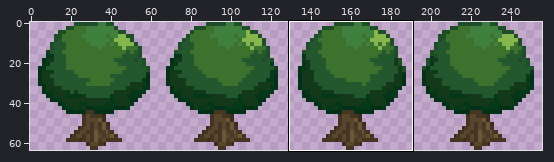
Sprite sheet: res/images/world/decor/trees/tree01.png. The picture above shows the old version from afar; the outline marks the close-up.
Close-up. Before:
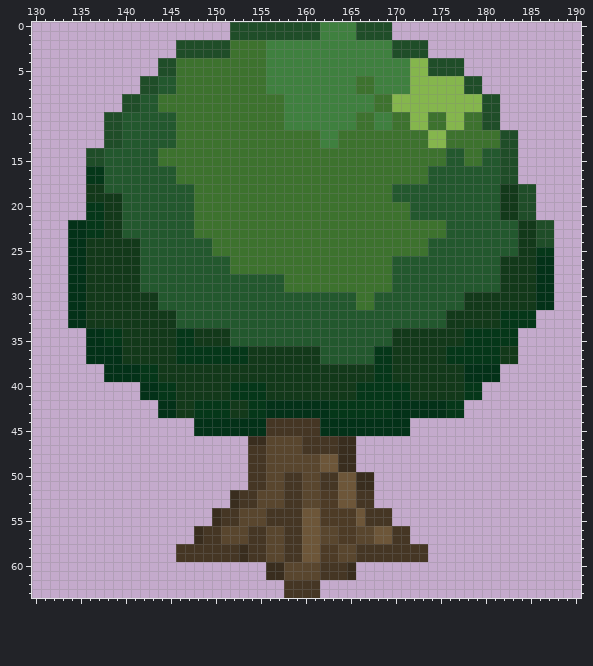
The file is 256x64 pixels. Colours within 5 levels of each other are drawn and written as one. Shown: x 130..190, y 0..63. The commit also changed other parts of the picture, which this record leaves out.
The same view after the edit:
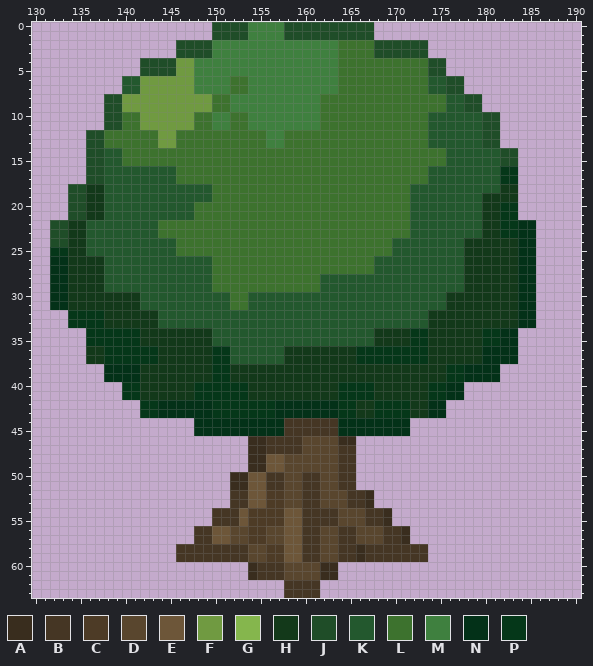
Palette (. is transparent): A #392d1e  B #453624  C #4d3b26  D #59462e  E #6d5639  F #709a41  G #85b64d  H #13391a  J #1f4d28  K #23582e  L #3d722e  M #3f803f  N #033118  P #053719
Edits made:
Changed rows in their new state; - is an unchanged pixel.
first column x 132:
 0 ------------------JJ--MMMM----JJJJ--..------------------
 1 ------------------JJ--MMMM----JJJJ--..------------------
 2 ------------------MMMMMM--------LLLLJJ------------------
 3 ------------------MMMMMM--------LLLLJJ------------------
 4 ----------JJ--FFMMMMMMMM--------LLLLLLLLLL--..----------
 5 ----------JJ--FFMMMMMMMM--------LLLLLLLLLL--..----------
 6 --------KKFFFFFFMMMM--MM--------LL--LLLLLLKKJJ..--------
 7 --------KKFFFFFFMMMM--MM--------LL--LLLLLLKKJJ..--------
 8 ------JJFFFFFFFFFF--MMMMMM----LLLLLL--LLLLLLKKJJ..------
 9 ------JJFFFFFFFFFF--MMMMMM----LLLLLL--LLLLLLKKJJ..------
10 --------LLFFFFFF--MM--MMMM----LLLL--LL--LLKKKKKK--------
11 --------LLFFFFFF--MM--MMMM----LLLL--LL--LLKKKKKK--------
12 ----JJLLLLLLFF----------MM----LL----------KKKKKKJJ..----
13 ----JJLLLLLLFF----------MM----LL----------KKKKKKJJ..----
14 --------LLLL----------------------------------KK--------
15 --------LLLL----------------------------------KK--------
16 ----JJ--------------------------------------------PP----
17 ----JJ--------------------------------------------PP----
18 --JJ------------KK--------------------LL------------..--
19 --JJ--KK--------KK--------------------LL--------HH--..--
20 --JJHHKK----------------------------------------HHPP..--
21 --JJHHKK----------------------------------------HHPP..--
22 JJHHKKKK----LLLL------------------------KKKK----HHPPNN..
23 JJHHKKKK----LLLL------------------------KKKK----HHPPNN..
24 JJHHKKKKKK----LLLL--------------------KKKK----HHHHHHNN..
25 PPHHKKKKKK----LLLL--------------------KKKK----HHHHHHNN..
26 NNHH--KKKK--------LL----------------KK--------HHHH--NN..
27 NNHH--KKKK--------LL----------------KK--------HHHH--NN..
28 NNHH--KKKK--------LLLLLLLL----KKKKKKKK--------HHHH--NN..
29 NNHH--KKKK--------LLLLLLLL----KKKKKKKK--------HHHH--NN..
30 NNHH------KK--------LL------------KK--------HH------NN..
31 NNHH------KK--------LL------------KK--------HH------NN..
32 --PPPP------KK----------------------------HH------HHNN--
33 --PPPP------KK----------------------------HH------HHNN--
34 ----PP--PP----HH--KK----------------HH--PP----HH--NN----
35 ----PP--PP----HH--KK----------------HH--PP----HH--NN----
36 ----HHPPPPPP--HHHH--KKKKKK----HHHHPP--PPPP--HHHHNNNN----
37 ----HHPPPPPP--HHHH--KKKKKK----HHHHPP--PPPP--HHHHNNNN----
38 ----------HH------PP----------------HH------PP----------
39 ----------HH------PP----------------HH------PP----------
40 --------PPHHHH--PPPP--HH--------PP--HHHH--PPNN..--------
41 --------PPHHHH--PPPP--HH--------PP--HHHH--PPNN..--------
42 ----------PP--NNNN--PP--P------N--HH--PPHH--..----------
43 ----------PP--NNNN--PP--P------N--HH--PPHH--..----------
44 ------------------------NN----BB------------------------
45 ------------------------NN----BB------------------------
46 ------------------------BBBBDDDD------------------------
47 ----------------------AABBBBDDDDBB----------------------
48 ----------------------AAEE----DDBB----------------------
49 ----------------------AAEE----DDBB----------------------
50 --------------------AAEEBBDDBBDDBB..--------------------
51 --------------------AAEEBBDDBBDDBB..--------------------
52 --------------------B-EECCDDBBDDDB-A--------------------
53 --------------------B-EECCDDBBDDDB-A--------------------
54 ------------------B--ECCCCEEBBBBDDD--A------------------
55 ------------------B--ECCCCEEBBBBDDD--A------------------
56 ----------------B-EE--CC--EEBB--BB--DB-A----------------
57 ----------------B-EE--CC--EEBB--BB--DB-A----------------
58 ---------------------BDDCCEEBBDDBBA---------------------
59 ---------------------BDDCCEEBBDDBBA---------------------
60 ----------------------ABBB----AA..----------------------
61 ----------------------ABBB----AA..----------------------
Changed places in both close-ups, as pixel boxes (x1, y1, x2, y2):
changed: (50, 22, 554, 580)
